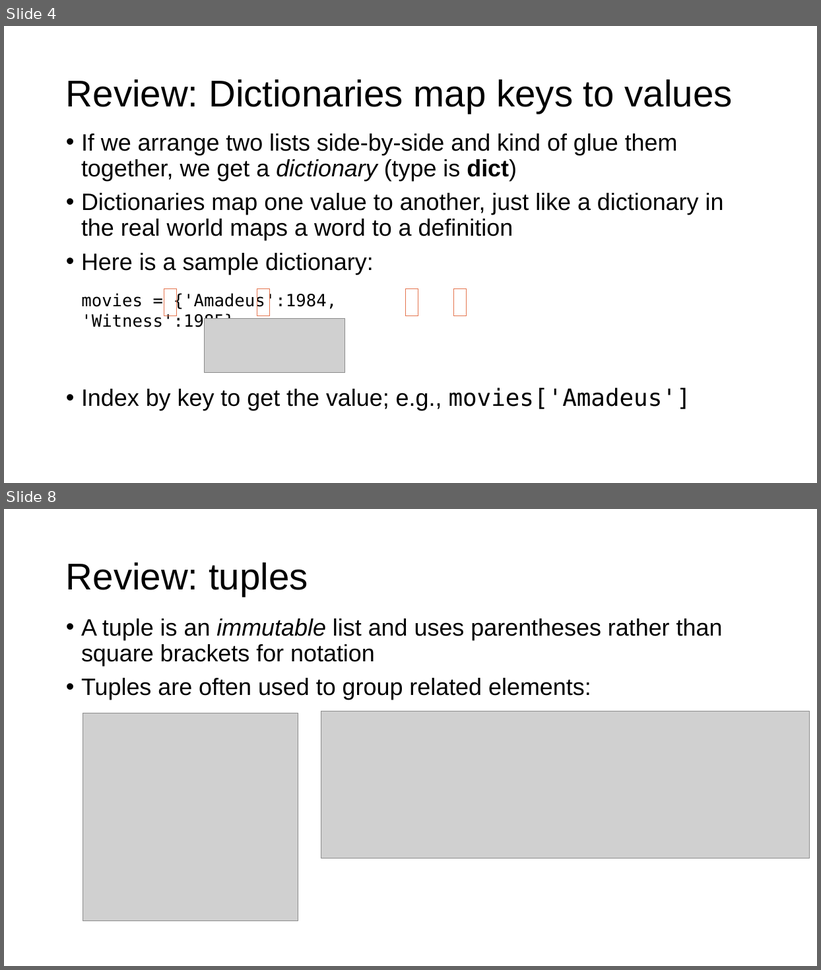
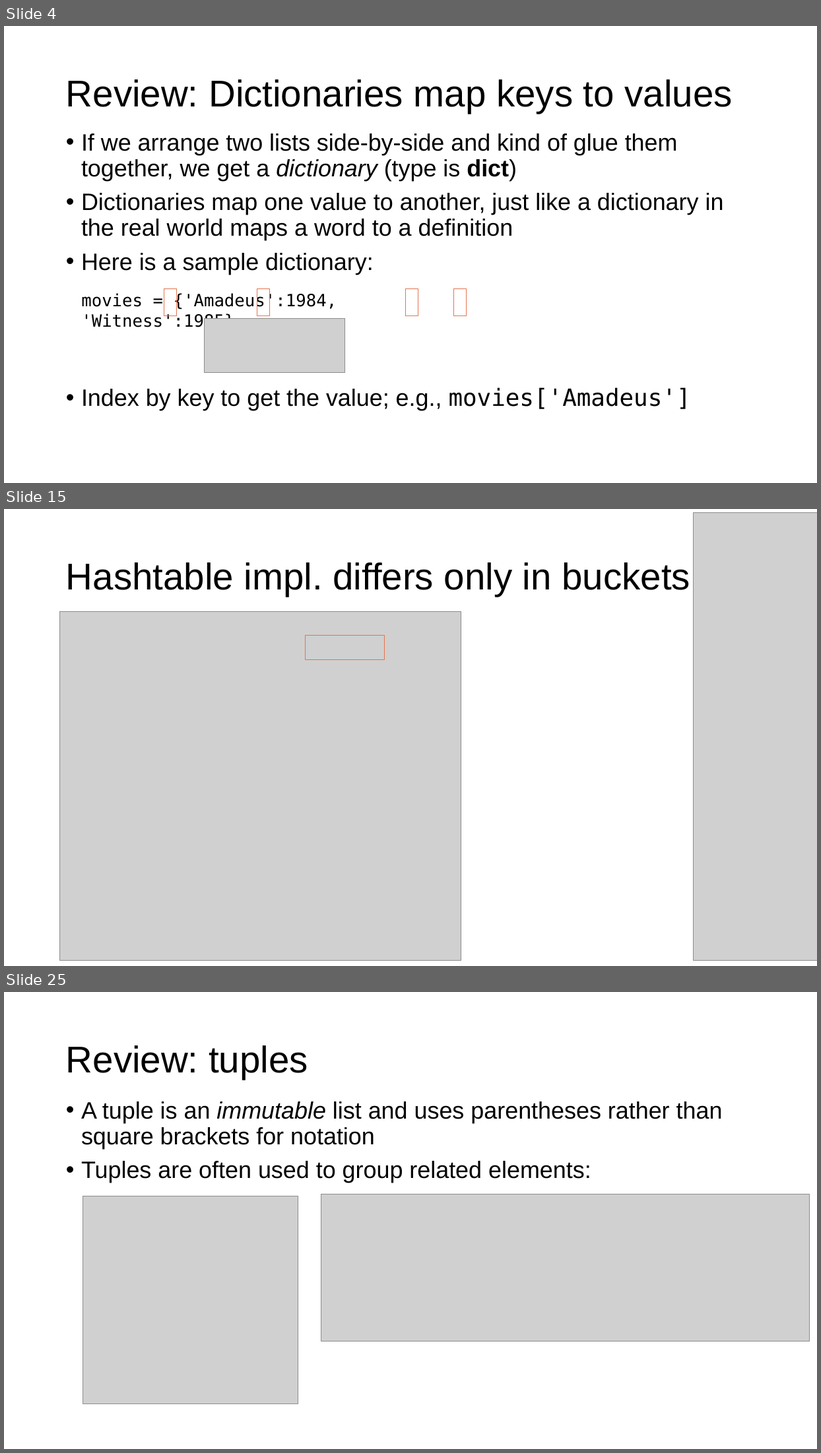
Before and after one commit to parrt/msds692, a slide deck: notes/hashtable.pptx. Shown one above the other, each under a label of ours: slides 4 and 8 before the commit, slides 4, 15 and 25 after it; the slides between them are not shown. The pictures are 821x970 and 821x1453 pixels, drawn with LibreOffice and Linux fonts; fonts in the diff are those of the drawing; grey boxes stand for pictures; background and template pictures are left out. Boxes give left, top, right and bottom in pixels: in the first picture for what was removed or moved away, otherwise in the second. Text is boxed around its words. In the diff, an @@ line names an element or a change of style, - is before the commit and + after.

```diff
--- a/notes/hashtable.pptx
+++ b/notes/hashtable.pptx
@@ slide 15 added at [4,509,817,966], background #FFFFFF @@
@@ picture added at [694,513,817,961] @@
@@ title added at [66,562,690,596], 44 pt, text #000000 @@
+Hashtable impl. differs only in buckets
@@ picture added at [60,611,461,960] @@
@@ rectangle added at [306,635,385,659], outline #E4754F 1 pt @@
@@ what was slide 8 is now slide 25 @@
```
Also in this commit, not shown: 3 slides changed, 21 other slides added, 2 slides removed, 3 other files.
